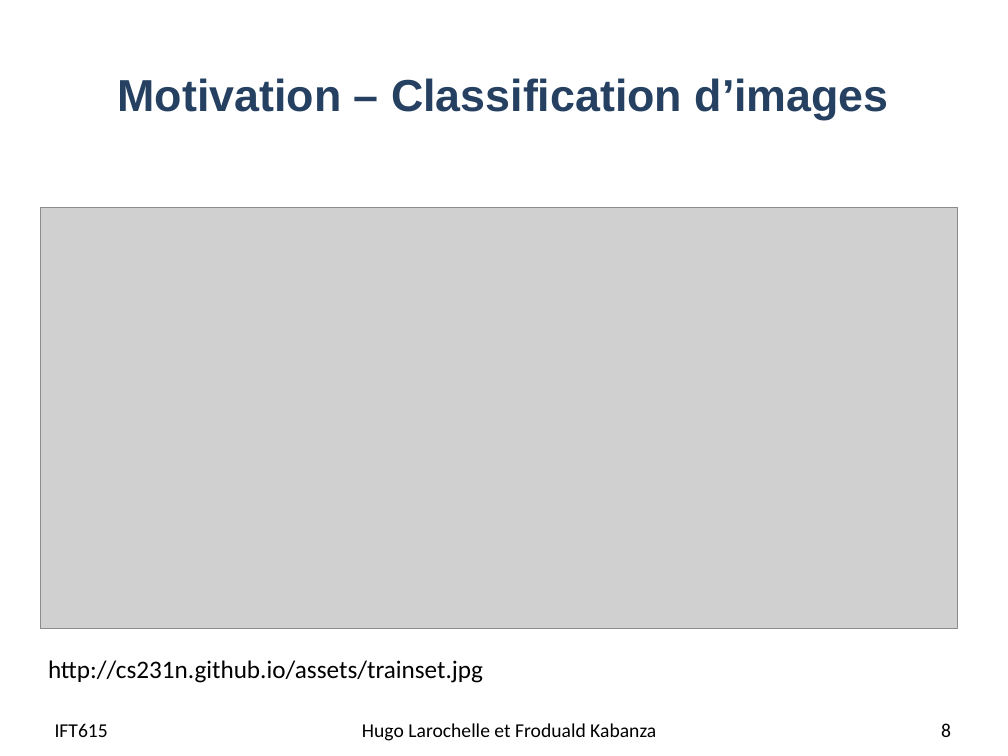
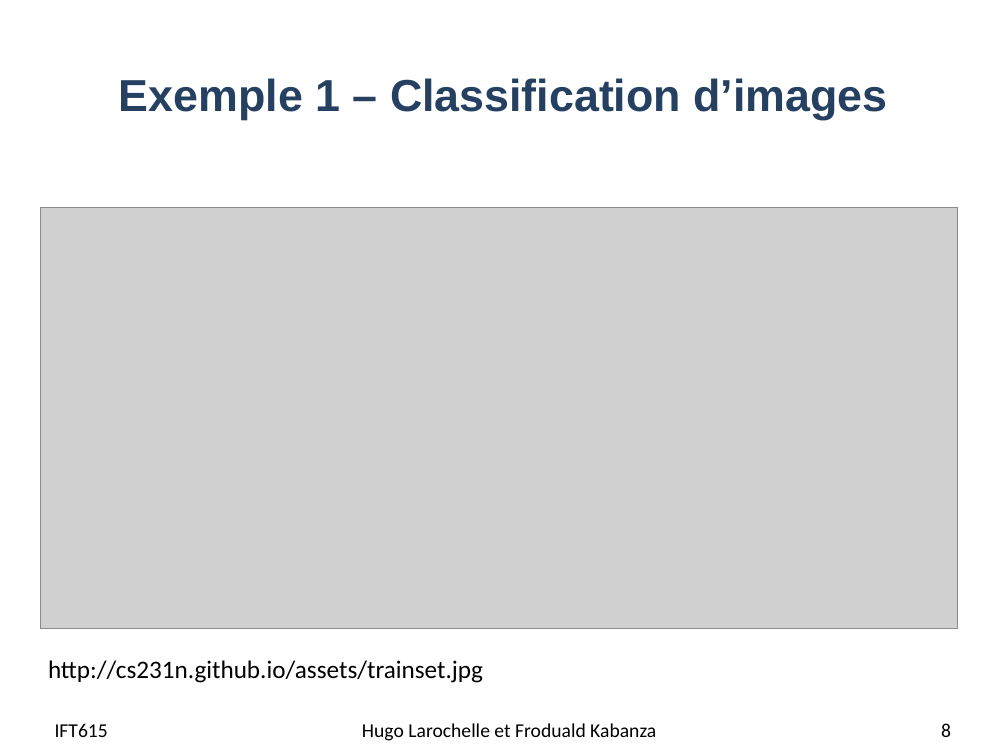
Before and after one commit to djeffkanda/djeffkanda.github.io, a slide deck: slide 8 of ift/assets/slides/ift615-03-Formes apprentissage et knn.pptx. Drawn at 1008x756 pixels with LibreOffice and Linux fonts; fonts in the diff are those of the drawing; grey boxes stand for pictures. Boxes give left, top, right and bottom in pixels: in the first picture for what was removed or moved away, otherwise in the second. Text is boxed around its words. In the diff, an @@ line names an element or a change of style, - is before the commit and + after.

```diff
--- a/ift/assets/slides/ift615-03-Formes apprentissage et knn.pptx
+++ b/ift/assets/slides/ift615-03-Formes apprentissage et knn.pptx
@@ title at (119, 78, 888, 120): text changed @@
-Motivation – Classification d’images
+Exemple 1 – Classification d’images
```
Also in this commit, not shown: 9 other slides changed, 1 slide added, 6 other files.
